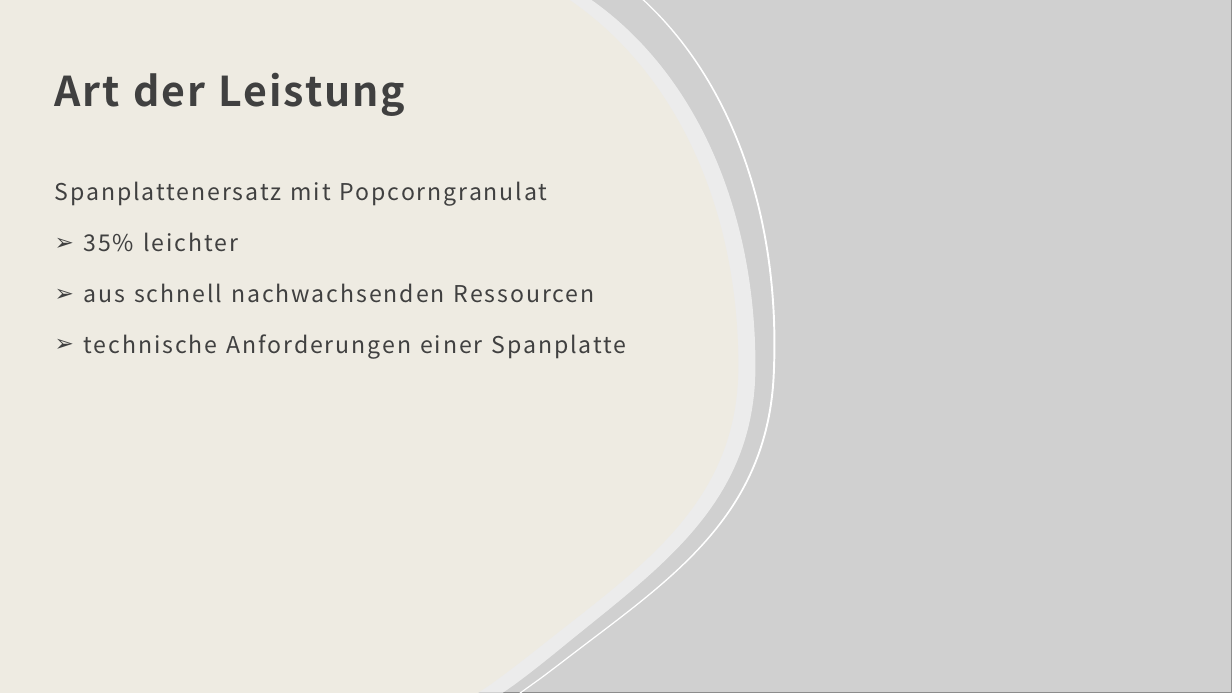
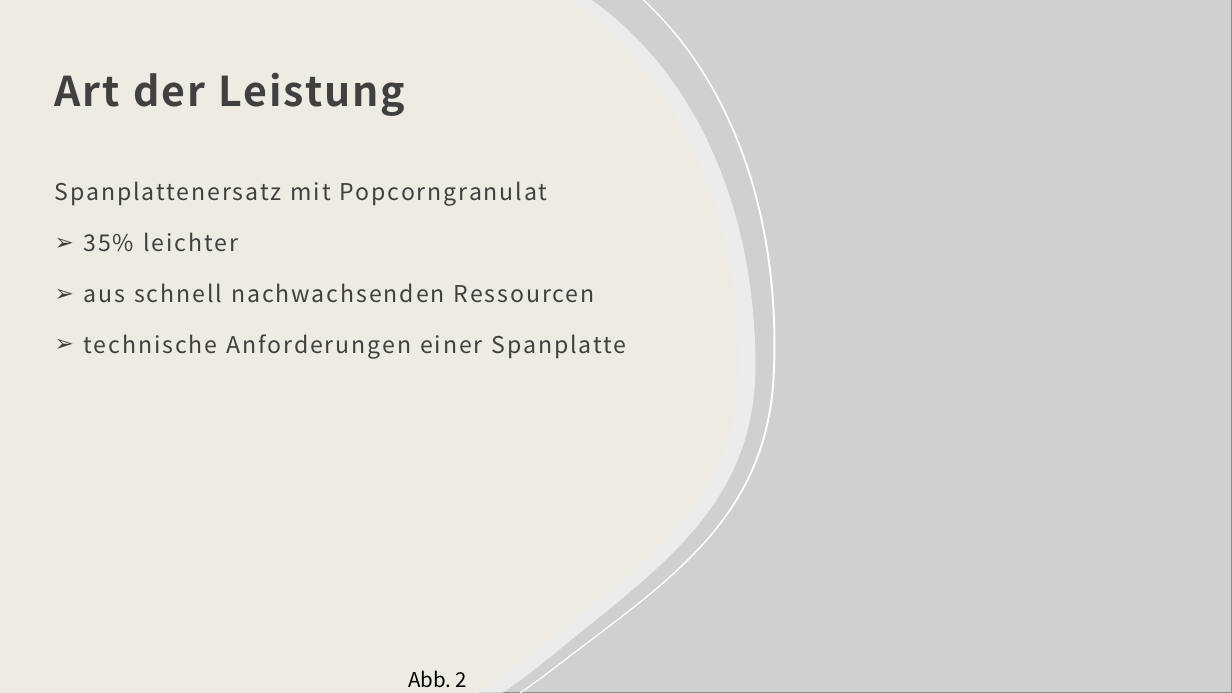
Before and after one commit to therealossi/Marketing, a slide deck: slide 4 of Teil2/Teil2.pptx. Drawn at 1232x693 pixels with LibreOffice and Linux fonts; fonts in the diff are those of the drawing; grey boxes stand for pictures. Boxes give left, top, right and bottom in pixels: in the first picture for what was removed or moved away, otherwise in the second. Text is boxed around its words. In the diff, an @@ line names an element or a change of style, - is before the commit and + after.

```diff
--- a/Teil2/Teil2.pptx
+++ b/Teil2/Teil2.pptx
@@ text added at <box>408,670,467,688</box>, 16 pt, text #000000 @@
+Abb. 2
```
Also in this commit, not shown: 3 other slides changed, 3 slides added, 4 other files.
